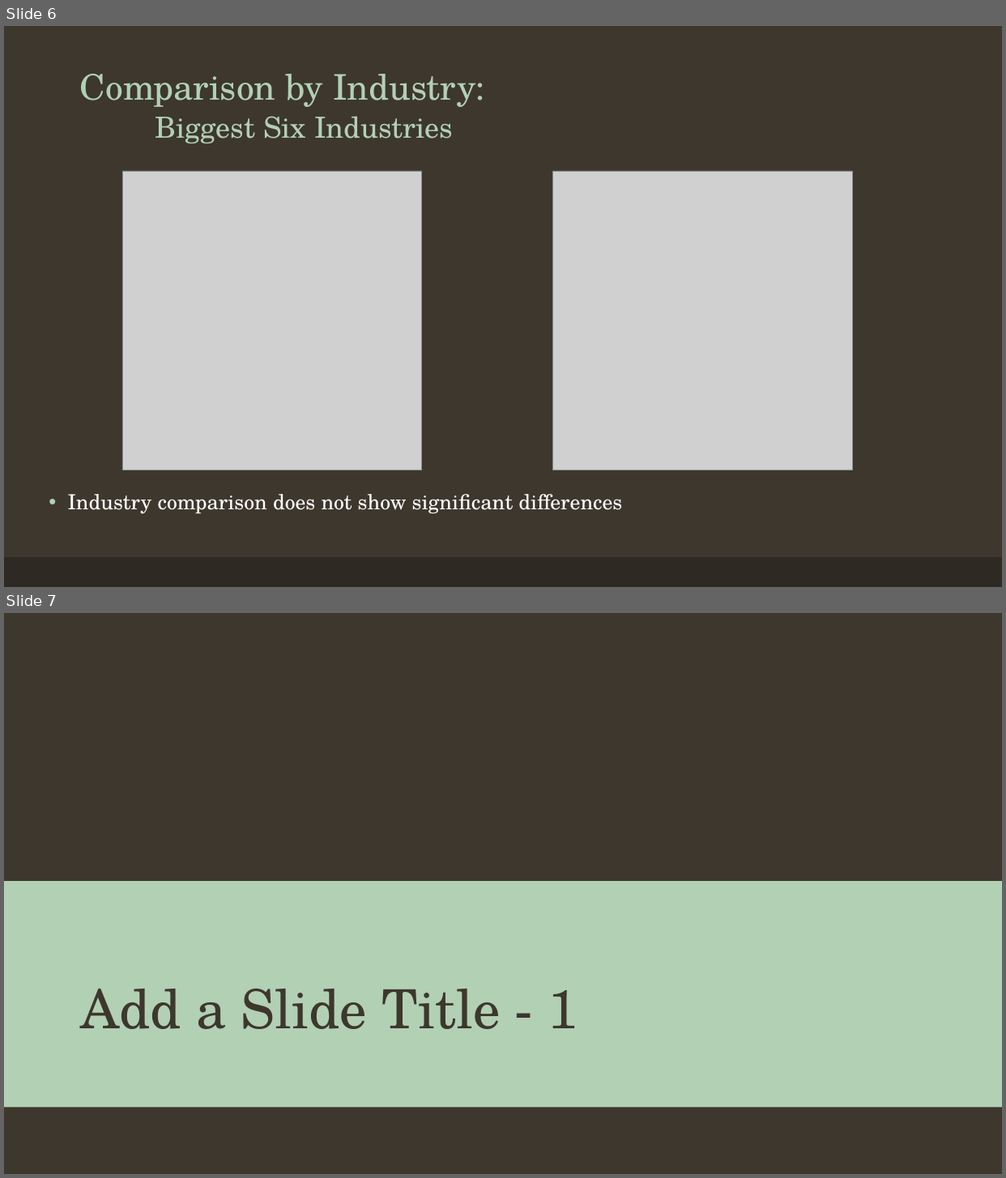
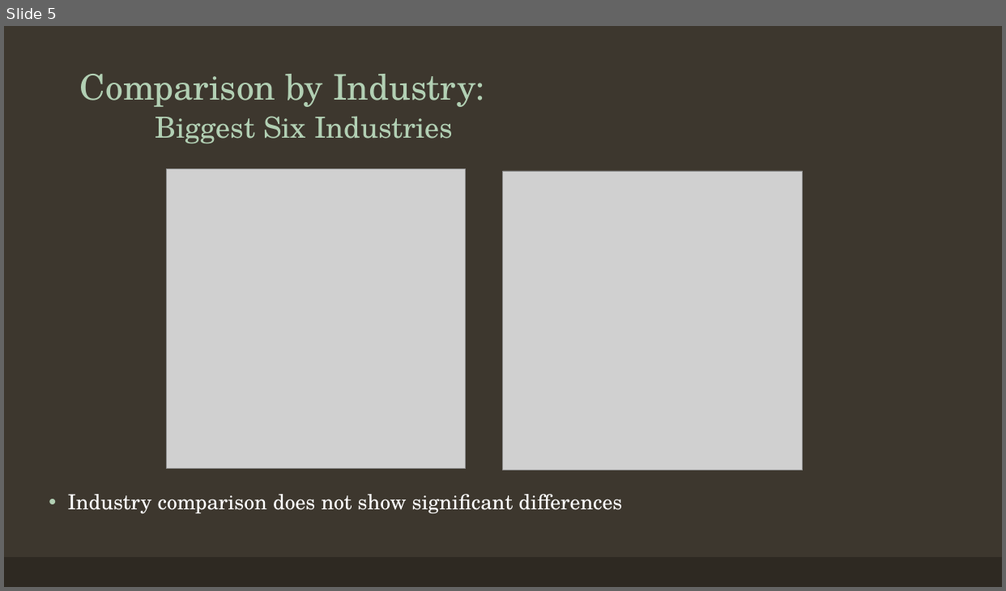
Before and after one commit to tralinde/companies_in_russia, a slide deck: ppt/Companies in Russia After Ukrainian Invasion.pptx. Shown one above the other, each under a label of ours: slides 6 and 7 before the commit, slide 5 after it. The pictures are 1006x1178 and 1006x591 pixels, drawn with LibreOffice and Linux fonts; fonts in the diff are those of the drawing; grey boxes stand for pictures; background and template pictures are left out. Boxes give left, top, right and bottom in pixels: in the first picture for what was removed or moved away, otherwise in the second. Text is boxed around its words. In the diff, an @@ line names an element or a change of style, - is before the commit and + after.

```diff
--- a/ppt/Companies in Russia After Ukrainian Invasion.pptx
+++ b/ppt/Companies in Russia After Ukrainian Invasion.pptx
@@ slide 7 removed at (4,613,1002,1174), background picture (left out) @@
@@ rectangle removed at (4,881,1002,1107) @@
@@ title removed at (80,989,578,1029) @@
-Add a Slide Title - 1
@@ what was slide 6 is now slide 5 @@
@@ slide 5 changed as well @@
@@ picture: place and size @@
-picture at (122,171,422,471)
+picture at (167,169,466,468)
@@ picture: place and size @@
-picture at (552,171,852,471)
+picture at (503,171,803,471)
```
Also in this commit, not shown: 4 other slides changed, 4 slides added, 5 other slides removed, 18 other files.
